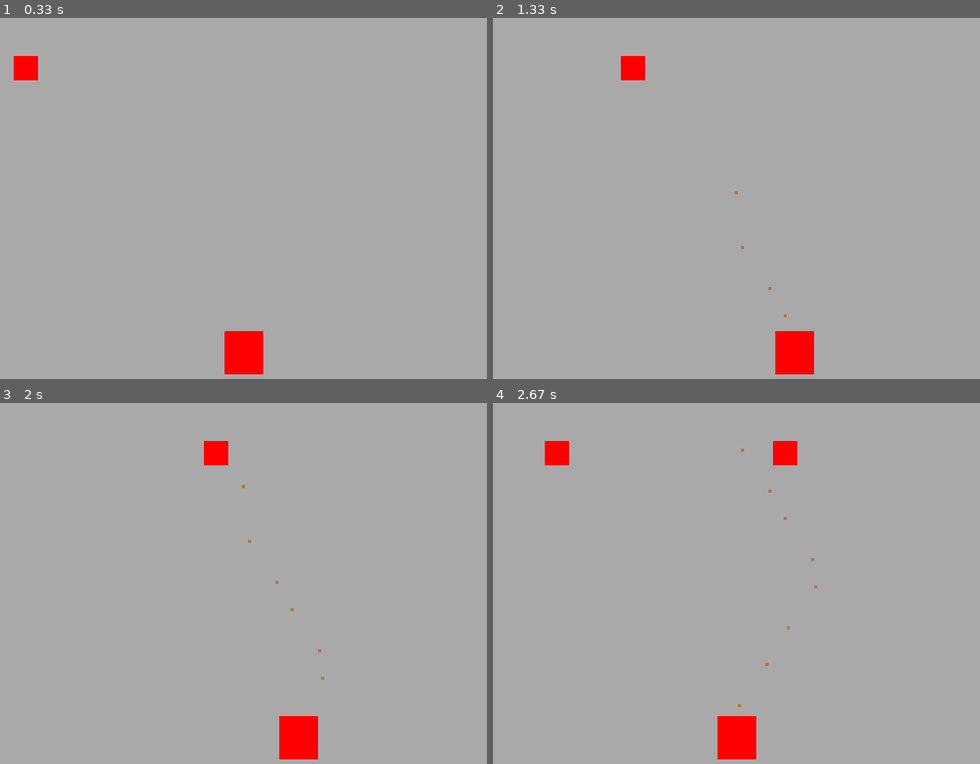
Above: before the commit, frames 1-4 (two rows, left to right).
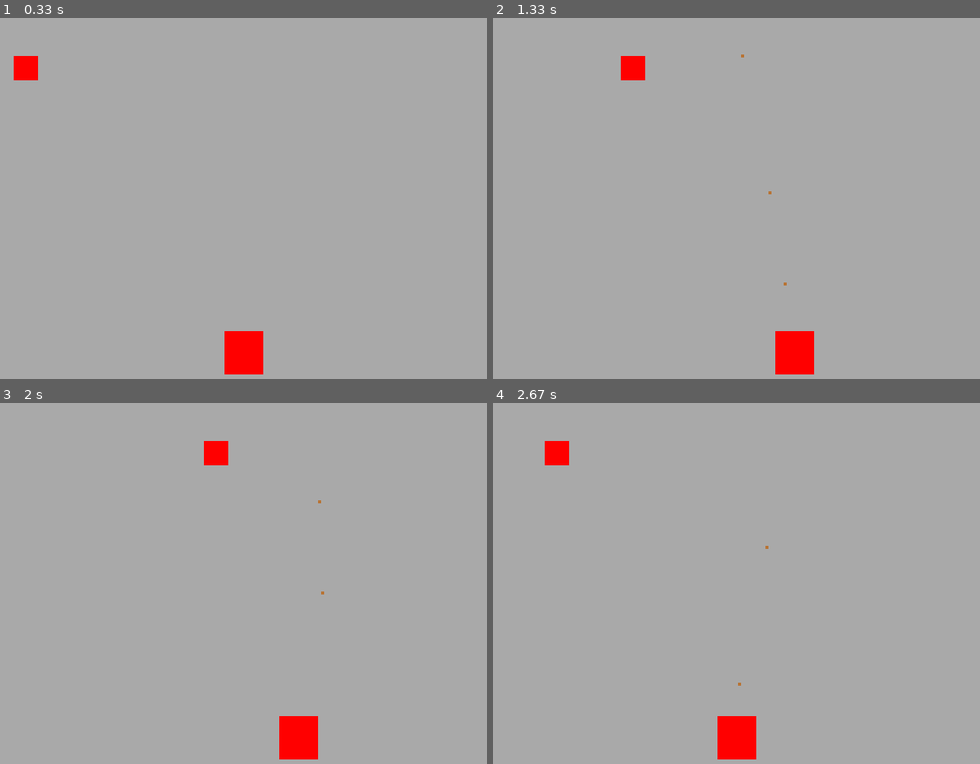
Above: after the commit, the same moments.

Repository: 25-26-1AHIF/pygameproject-JahrmarktBumm_Teodor_Simon
Game: pygame game, started from main.py
Two runs of this game, one before a commit and one after it. Both use one fixed random seed, a clock stepped at 60 frames per second and the inputs below.
Inputs:
- Up to frame 1 (0.33 s): no input
- Up to frame 2 (1.33 s): tap Space at 0.33, 0.73, 1.03, 1.23 s; hold D 0.67-1.13 s; hold D from 1.17 s (still down)
- Up to frame 3 (2 s): tap Space at 1.53, 1.73 s; release D at 1.63 s; hold A from 1.67 s (still down)
- Up to frame 4 (2.67 s): tap Space at 2.03, 2.3, 2.6 s; release A at 2.2 s; hold A 2.23-2.63 s

Frame 1 is identical in both runs. In frame 2, less than 0.1% of the frame differs, in the area x 49-61%, y 10-83%; in frame 3, less than 0.1%; in frame 4, 0.4%, in the area x 50-67%, y 10-85%.

Commit message:
Kollision mit Hilfe von KI und Bullets schneller gemacht

Diff:
--- a/game/player.py
+++ b/game/player.py
@@ -21,7 +21,7 @@
 
         # KI Google Gemini Anfang
         # Logik angepasst: dx ist fix auf 0 gesetzt, damit die Kugel ohne Zufall perfekt gerade nach oben fliegt.
-        self.bullets.add_bullet(Bullet(self.screen, mx, my, 0, -3))
+        self.bullets.add_bullet(Bullet(self.screen, mx, my, 0, -10))
         # KI Ende, Prompt: Die bullet funktioniert nicht bitte sag mir was falsch ist
 
     def update_and_draw(self, frame_counter: int):
--- a/main.py
+++ b/main.py
@@ -33,6 +33,16 @@
                     player_object.shoot()
 
         # Update der Spiellogik
+        # KI Google Gemini Anfang
+        # Logik hinzugefügt: Kollision Bullet mit Target
+        for bullet in bullets_manager.bullets[:]:
+            for target in targets_manager.targets[:]:
+                if bullet.get_rect().colliderect(target.get_rect()):
+                    if bullet in bullets_manager.bullets:
+                        bullets_manager.bullets.remove(bullet)
+                    if target in targets_manager.targets:
+                        targets_manager.targets.remove(target)
+        # KI Ende
 
         # Neu zeichnen der Grafiken
         screen.fill("darkgray")
